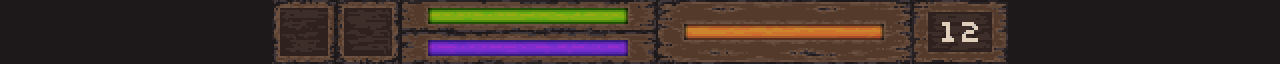
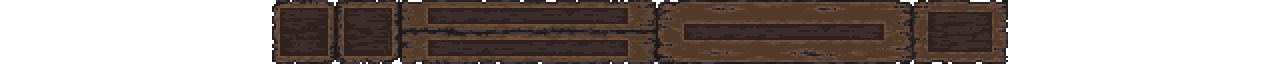
The second 1280x64 image is a revision of the first. Changes to its layers:
hid "level_number" over [942,22,978,42]
hid group "Desat_Bards" (1 layers) over [428,8,884,56]
hid group "Bright_Bars" (3 layers) over [428,8,884,56]
removed layer "Layer 9" over [428,40,628,56]
removed layer "Layer 8" over [428,8,628,24]
painted on "Layer 2", masked it over [0,0,1280,64]
